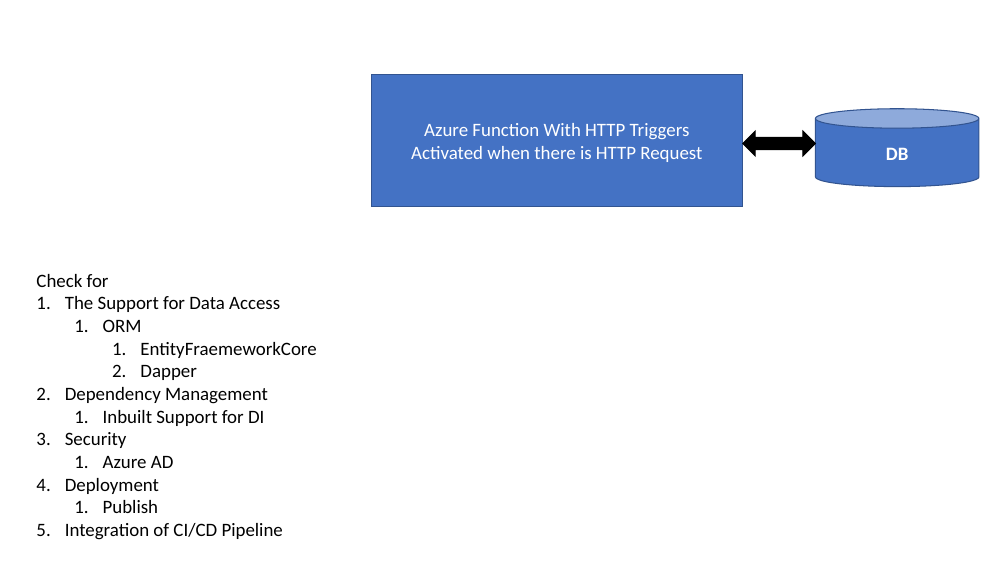
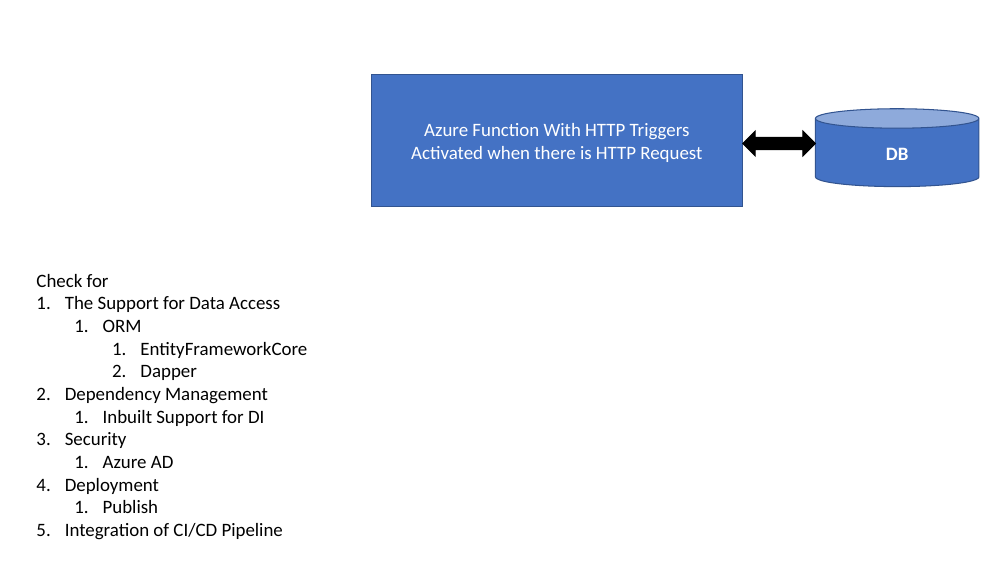
Before and after one commit to maheshsabnis/FunctionMay, a slide deck: slide 4 of Training_Images.pptx. Drawn at 1008x567 pixels with LibreOffice and Linux fonts; fonts in the diff are those of the drawing. Boxes give left, top, right and bottom in pixels: in the first picture for what was removed or moved away, otherwise in the second. Text is boxed around its words. In the diff, an @@ line names an element or a change of style, - is before the commit and + after.

```diff
--- a/Training_Images.pptx
+++ b/Training_Images.pptx
@@ text at (140, 342, 307, 358): text changed @@
-    1. EntityFraemeworkCore
+    1. EntityFrameworkCore
```
Also in this commit, not shown: 1 other slide changed, 4 slides added, 23 other files.
